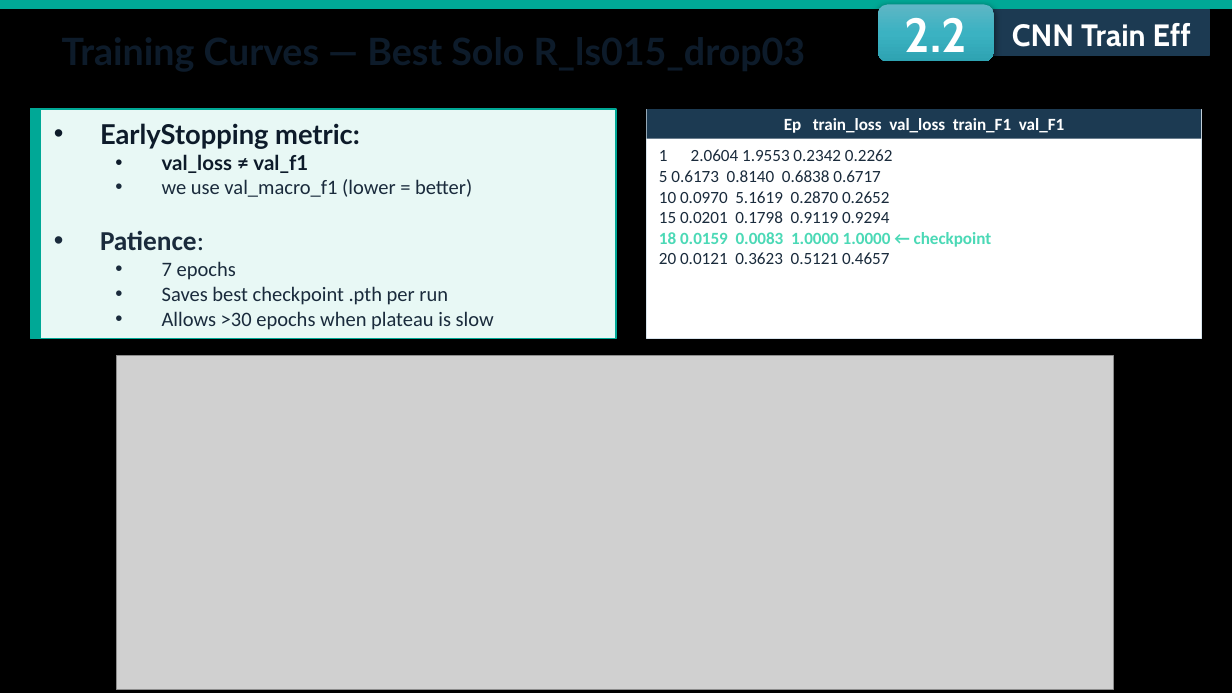
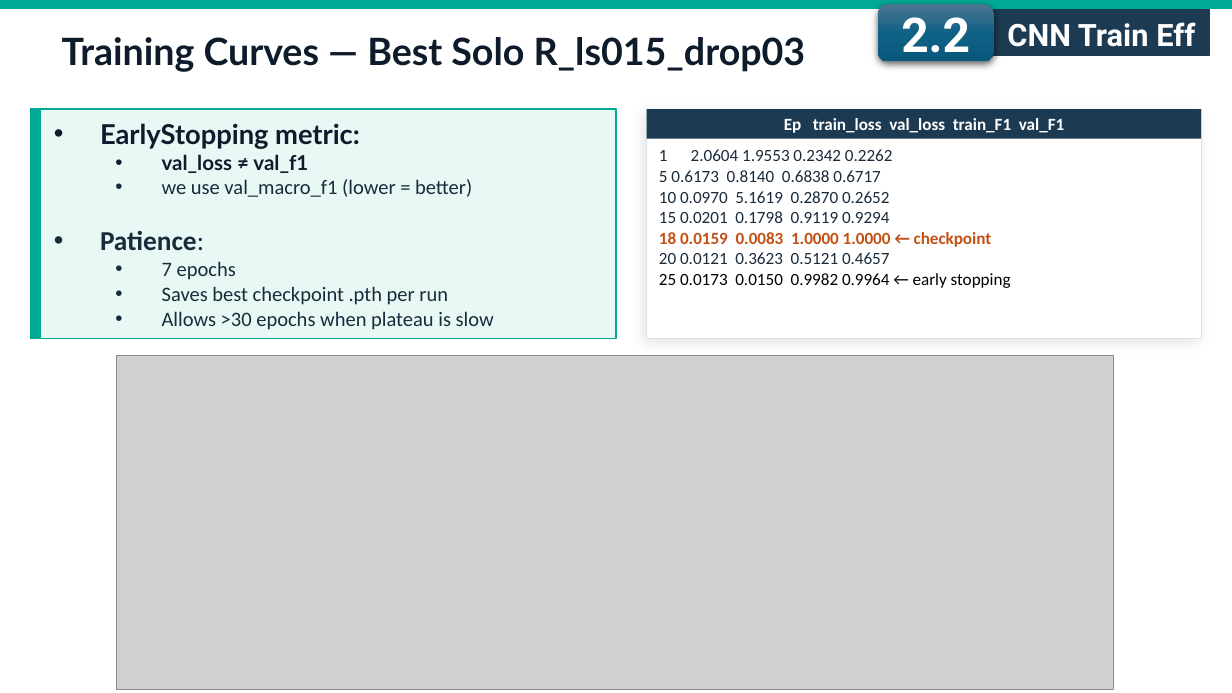
Before and after one commit to fmssilva/DL_Proj, a slide deck: slide 50 of assignment_1/task3/Task3_report.pptx. Drawn at 1232x693 pixels with LibreOffice and Linux fonts; fonts in the diff are those of the drawing; grey boxes stand for pictures. Boxes give left, top, right and bottom in pixels: in the first picture for what was removed or moved away, otherwise in the second. Text is boxed around its words. In the diff, an @@ line names an element or a change of style, - is before the commit and + after.

```diff
--- a/assignment_1/task3/Task3_report.pptx
+++ b/assignment_1/task3/Task3_report.pptx
@@ background #000000 to #FFFFFF @@
@@ rounded rectangle "2.2" at (878, 5, 994, 62): font Cabin to Roboto; fill gradient #5FB7C5 to #3BB3C3 to #2FA3B3 to gradient #4C7591 to #106287 to #09597D @@
@@ rectangle "CNN Train Eff" at (993, 10, 1210, 55): font Cabin to Roboto @@
@@ text added at (62, 37, 806, 72), 22 pt, text #0D1B2A, bold @@
+Training Curves — Best Solo R_ls015_drop03
@@ text at (659, 232, 1011, 288): text colour #4BD9B6 to #C25115 in "18 0.0159 0.0083 1.0000 1.0000 ← checkpoint"; text colour #FFFFFF to #000000 in "25 0.0173 0.0150 0.9982 0.9964 ← early ..." @@
```
Also in this commit, not shown: 61 other slides changed, 2 other files.
